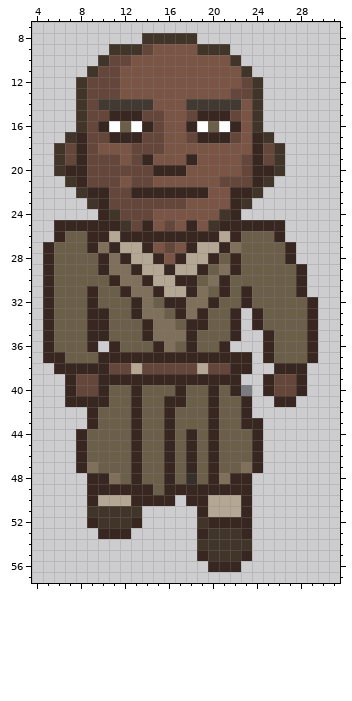
One commit to this pixel-art sprite: img/WalkingMaceWindu2.png. Above, as it was before the edit.
The file is 33x59 pixels. Shown: x 4..31, y 7..57.
The same view after the edit:
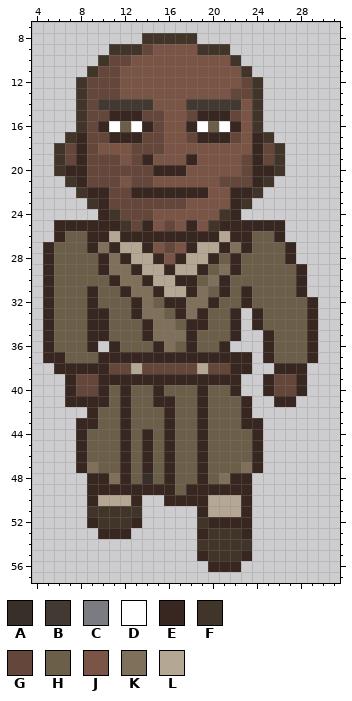
Palette (. is transparent): A #372f29  B #423932  C #7b7b82  D #ffffff  E #382720  F #413429  G #64463a  H #6c5f4a  J #7a5546  K #7e705a  L #b4a894
Commit: Update ObiWan Windu
Changes in this commit:
The edit turns colour H into colour A in row 48 at x 14.
There is now colour E in row 43 at x 8; in row 50 at x 17.
The edit turns colour H into colour E in rows 26 to 27 at x 23; in rows 40 to 41 at x 12, 15 and 19; in rows 42 to 43 at x 12 and 19; in rows 44 to 47 at x 12, 14 and 19; in row 48 at x 12 and 19; in row 49 at x 15.
The edit turns colour A into colour H in row 48 at x 18.
The edit turns colour E into colour H in rows 40 to 41 at x 13, 17 and 20; in rows 42 to 43 at x 13 and 20; in rows 44 to 47 at x 13, 18 and 20; in row 48 at x 13 and 20; in row 49 at x 17.
The author cleared colour C in row 40 at x 23.
The author cleared colour E in row 50 at x 14 to 15.
